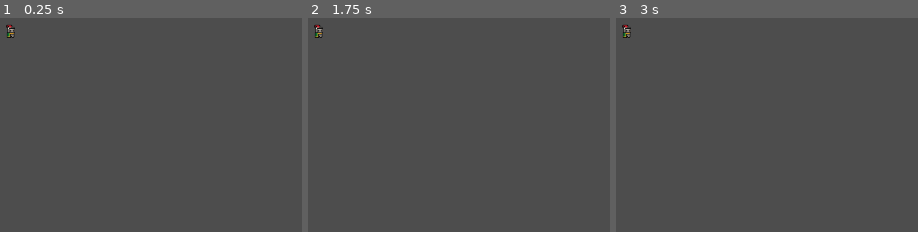
Above: before the commit, frames 1-3 (left to right).
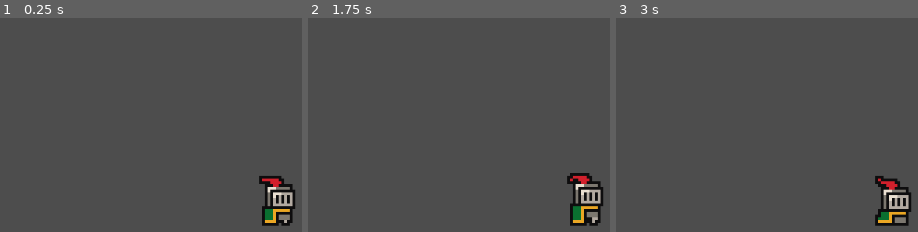
Above: after the commit, the same moments.

Repository: wessleyn/Jura-Knight
Game: Godot game, scene res://scenes/game.tscn
Two runs of this game, one before a commit and one after it. Both use one fixed random seed, a clock stepped at 60 frames per second and the inputs below.
Inputs:
- Up to frame 1 (0.25 s): no input
- Up to frame 2 (1.75 s): tap Enter at 0.5 s
- Up to frame 3 (3 s): no input

The runs differ from the first frame. In frame 1, 2.3% of the frame differs, in the area x 1-98%, y 3-98%; in frame 2, 2.4%; in frame 3, 2.3%.

Commit message:
attached a camera to the player and put him into focus

Diff:
--- a/scenes/game.tscn
+++ b/scenes/game.tscn
@@ -6,3 +6,7 @@
 
 [node name="Knight" parent="." instance=ExtResource("1_uwrxv")]
 position = Vector2(120, 86)
+
+[node name="Camera2D" type="Camera2D" parent="."]
+position = Vector2(135, 77)
+zoom = Vector2(4, 4)
--- a/scenes/knight.tscn
+++ b/scenes/knight.tscn
@@ -44,9 +44,10 @@
 [node name="Knight" type="CharacterBody2D"]
 
 [node name="AnimatedSprite2D" type="AnimatedSprite2D" parent="."]
-position = Vector2(14, -13)
+position = Vector2(1, -13)
 sprite_frames = SubResource("SpriteFrames_swm0g")
 animation = &"idle"
+autoplay = "idle"
 
 [node name="CollisionShape2D" type="CollisionShape2D" parent="."]
 visible = false
